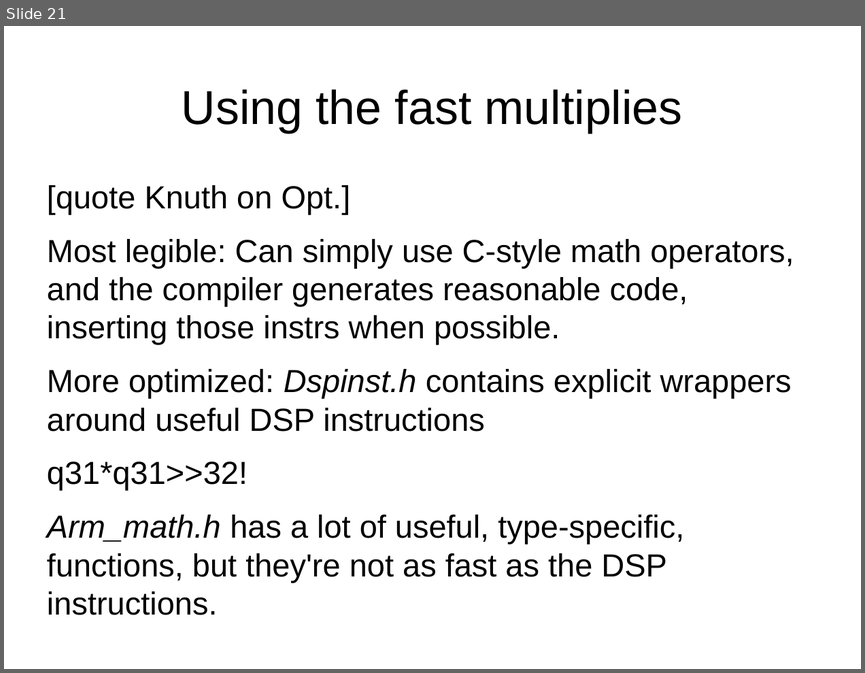
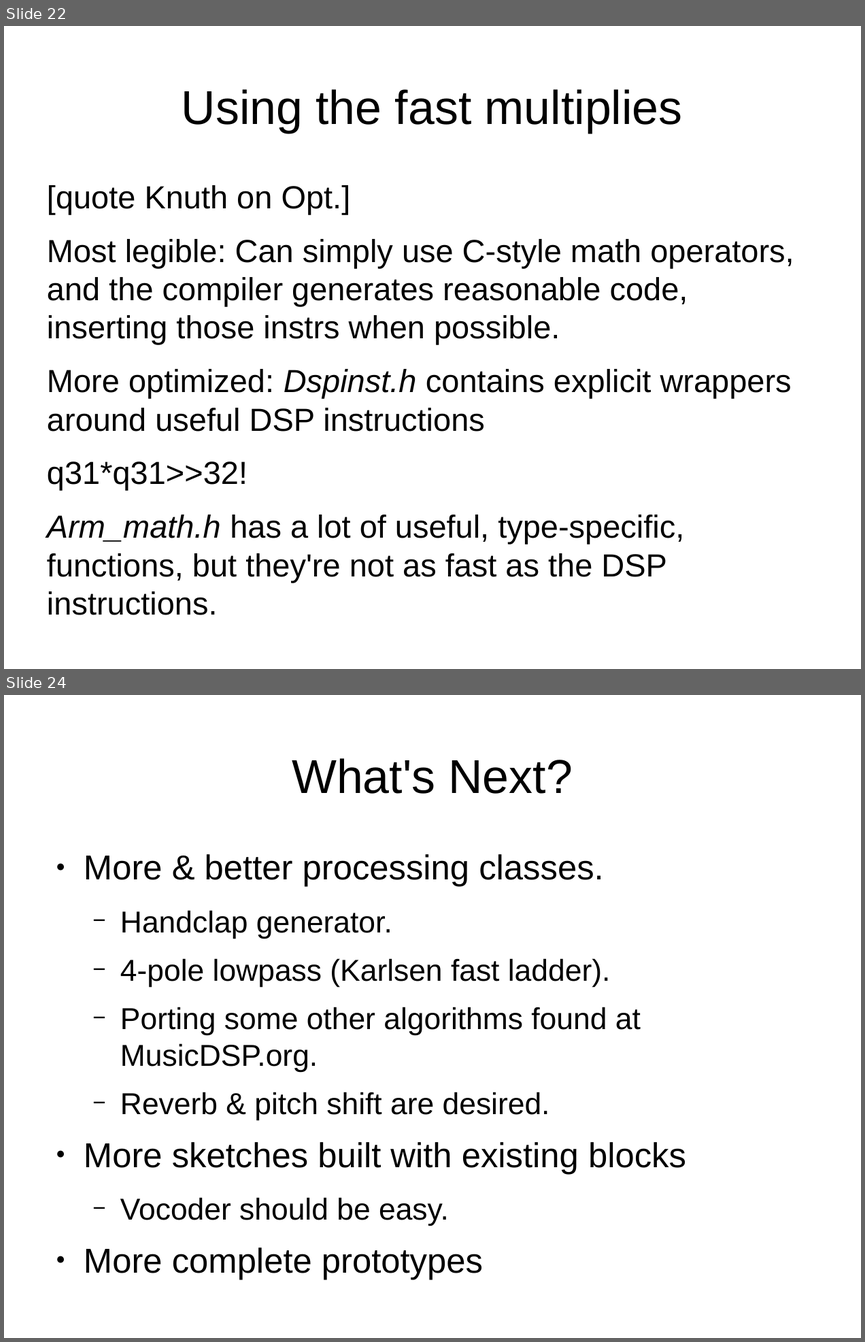
Before and after one commit to Jacquot-SFE/Teensy-synth-platform, a slide deck: presentation/slides/teensy-synthesis.odp. Shown one above the other, each under a label of ours: slide 21 before the commit, slides 22 and 24 after it; the slides between them are not shown. The pictures are 865x673 and 865x1342 pixels, drawn with LibreOffice and Linux fonts; fonts in the diff are those of the drawing. Boxes give left, top, right and bottom in pixels: in the first picture for what was removed or moved away, otherwise in the second. Text is boxed around its words. In the diff, an @@ line names an element or a change of style, - is before the commit and + after.

```diff
--- a/presentation/slides/teensy-synthesis.odp
+++ b/presentation/slides/teensy-synthesis.odp
@@ slide 24 added at (4, 695, 861, 1338), background #FFFFFF @@
@@ title added at (292, 758, 572, 794), 44 pt, text #000000 @@
+What's Next?
@@ text added at (84, 854, 686, 1225), 28 pt, text #000000 @@
+● More & better processing classes.
+  − Handclap generator.
+  − 4-pole lowpass (Karlsen fast ladder).
+  − Porting some other algorithms found at MusicDSP.org.
+  − Reverb & pitch shift are desired.
+● More sketches built with existing blocks
+  − Vocoder should be easy.
+● More complete prototypes
@@ what was slide 21 is now slide 22 @@
```
Also in this commit, not shown: 5 slides changed, 1 other slide added.
